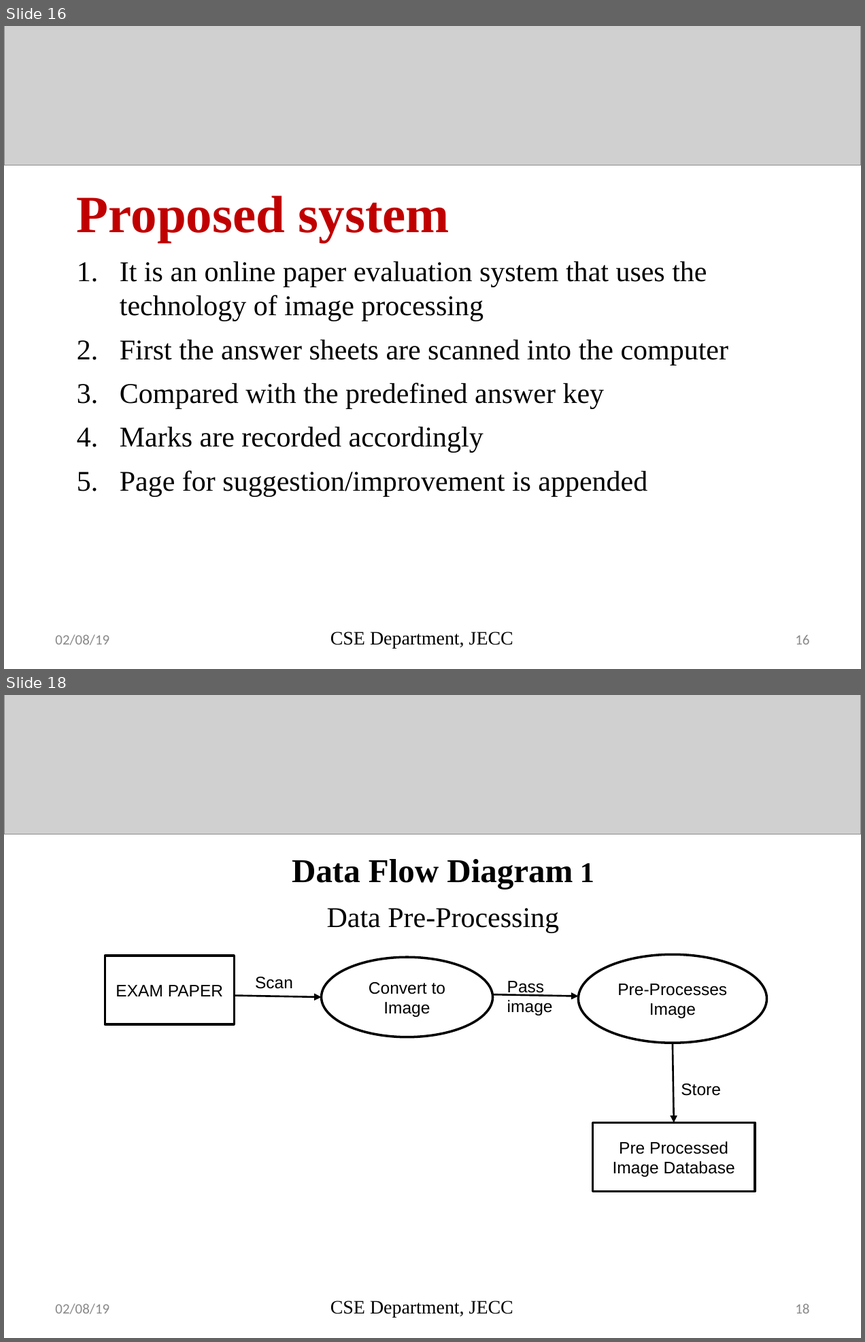
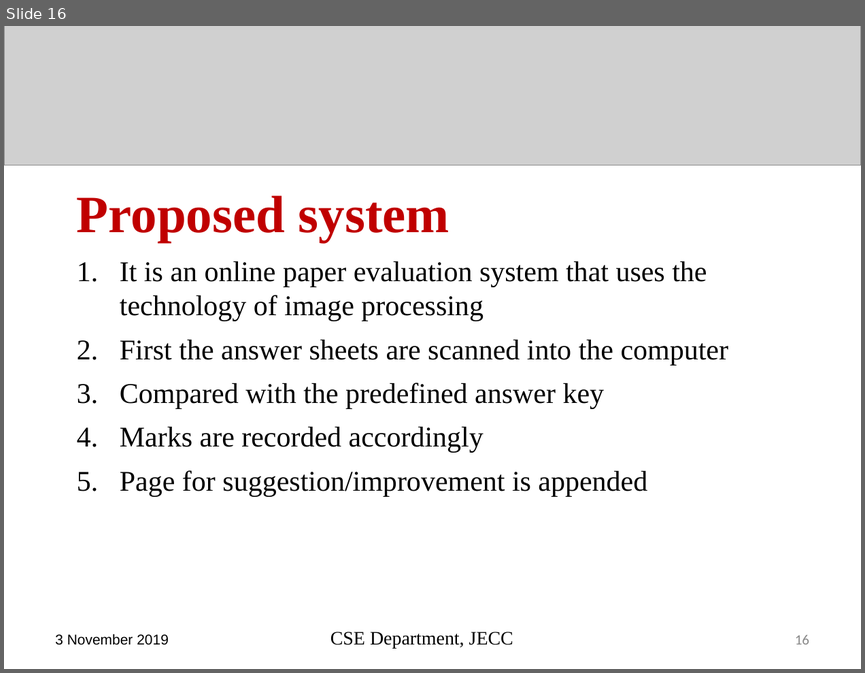
Before and after one commit to sreeragrnandan/Design-Project, a slide deck: DP G7 first review.pptx. Shown one above the other, each under a label of ours: slides 16 and 18 before the commit, slide 16 after it; the slides between them are not shown. The pictures are 865x1342 and 865x673 pixels, drawn with LibreOffice and Linux fonts; fonts in the diff are those of the drawing; grey boxes stand for pictures. Boxes give left, top, right and bottom in pixels: in the first picture for what was removed or moved away, otherwise in the second. Text is boxed around its words. In the diff, an @@ line names an element or a change of style, - is before the commit and + after.

```diff
--- a/DP G7 first review.pptx
+++ b/DP G7 first review.pptx
@@ slide 18 removed at (4, 695, 861, 1338), background #FFFFFF @@
@@ picture removed at (4, 695, 861, 834) @@
@@ text removed at (292, 859, 594, 933) @@
-Data Flow Diagram 1
-Data Pre-Processing
@@ rectangle removed at (105, 955, 235, 1024) @@
-EXAM PAPER
@@ ellipse removed at (321, 957, 492, 1037) @@
-Convert to Image
@@ ellipse removed at (578, 955, 766, 1043) @@
-Pre-Processes Image
@@ text removed at (255, 977, 293, 989) @@
-Scan
@@ arrow removed from (235, 995) to (321, 997) @@
@@ arrow removed from (492, 994) to (578, 996) @@
@@ text removed at (507, 981, 553, 1015) @@
-Pass
-image
@@ arrow removed from (672, 1043) to (674, 1123) @@
@@ text removed at (681, 1083, 721, 1096) @@
-Store
@@ rectangle removed at (593, 1123, 755, 1191) @@
-Pre Processed Image Database
@@ text removed at (55, 1303, 109, 1314) @@
-02/08/19
@@ text removed at (330, 1300, 513, 1317) @@
-CSE Department, JECC
@@ text removed at (795, 1304, 809, 1313) @@
-18
@@ slide 16 changed as well @@
@@ text at (55, 633, 169, 645): text changed; font Calibri to Arial; text colour #898989 to #000000 @@
-02/08/19
+3 November 2019
```
Also in this commit, not shown: 23 other slides changed, 2 slides added, 1 other slide removed, 7 other files.
